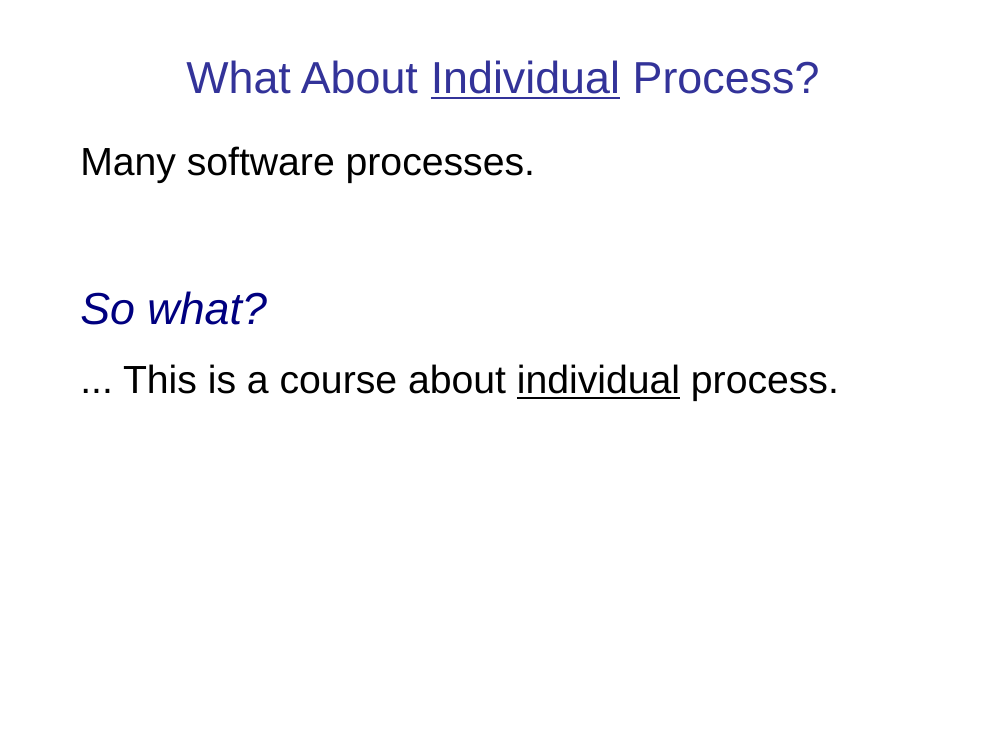
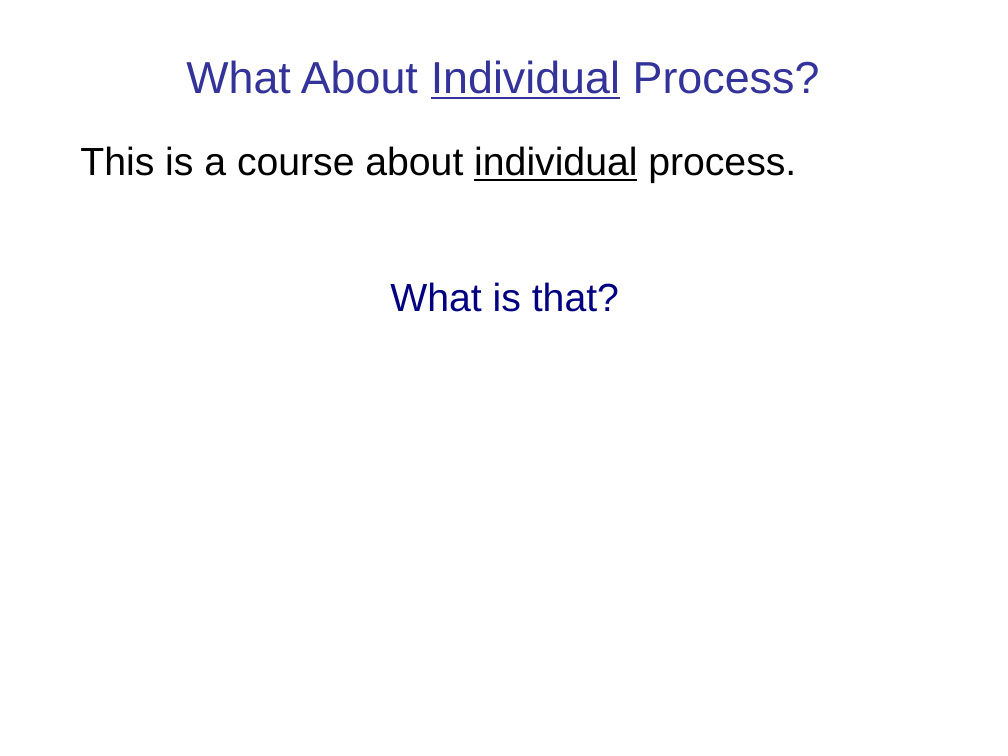
Before and after one commit to cpske/ISP, a slide deck: slide 42 of software-process/Introduction-software-process.ppt. Drawn at 1008x756 pixels with LibreOffice and Linux fonts; fonts in the diff are those of the drawing. Boxes give left, top, right and bottom in pixels: in the first picture for what was removed or moved away, otherwise in the second. Text is boxed around its words. In the diff, an @@ line names an element or a change of style, - is before the commit and + after.

Commit message:
update software process intro and readings

```diff
--- a/software-process/Introduction-software-process.ppt
+++ b/software-process/Introduction-software-process.ppt
@@ text at <box>80,146,796,312</box>: text changed @@
-Many software processes.
-So what?
-... This is a course about individual process.
+This is a course about individual process.
+What is that?
```
Also in this commit, not shown: 12 other slides changed, 3 slides added, 1 slide removed, 7 other files.
